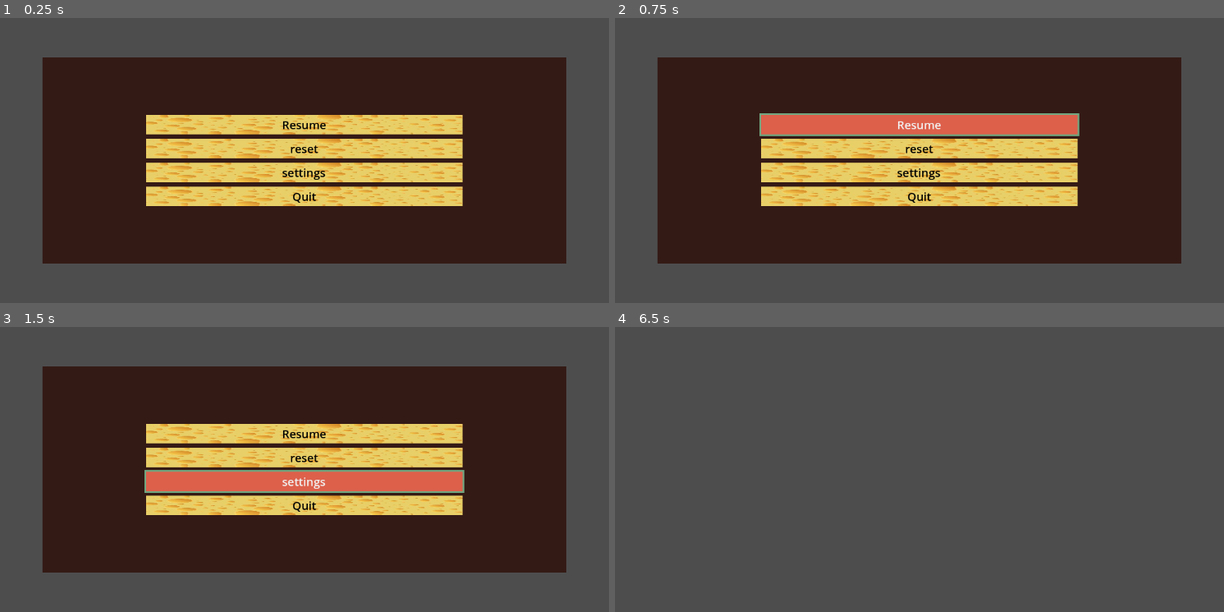
Above: before the commit, frames 1-4 (two rows, left to right).
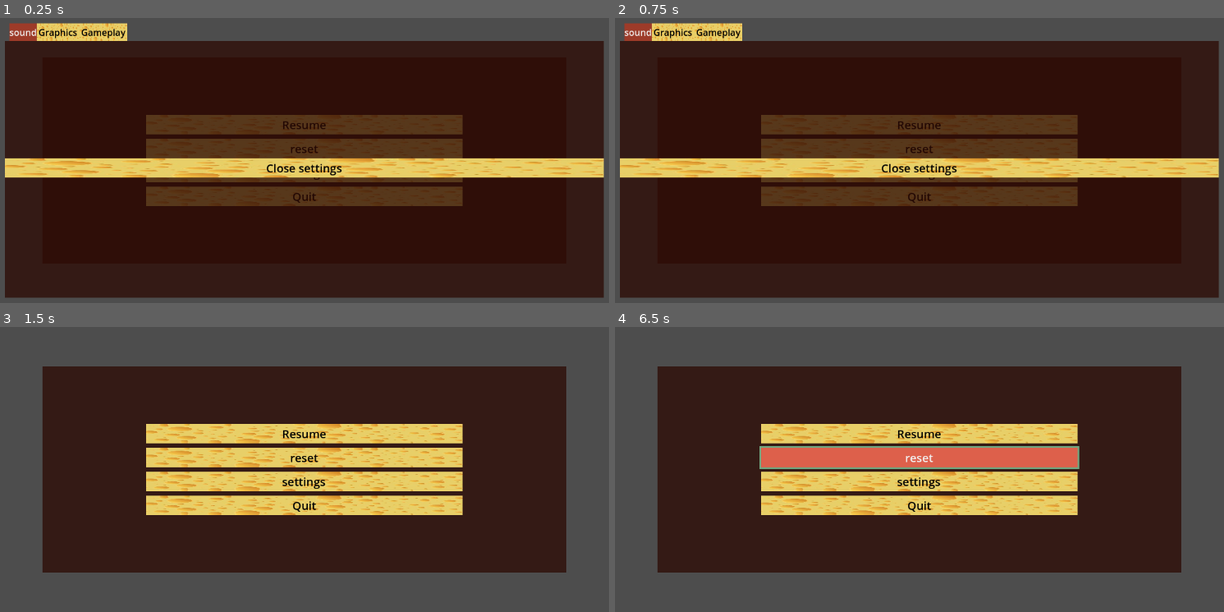
Above: after the commit, the same moments.

Repository: Noah-Morrison/FGJ-2024
Game: Godot game, scene res://menu scenes/pause menu.tscn
Same seed, same stepped clock (60 frames per second), same inputs: the game is played once before the commit and once after it. This scene is started directly instead of the project's main scene.
Inputs:
- Up to frame 1 (0.25 s): no input
- Up to frame 2 (0.75 s): click "Resume" at 0.5 s
- Up to frame 3 (1.5 s): click "settings" at 1.25 s
- Up to frame 4 (6.5 s): click "reset" at 2 s; hold D (move_right) 2.78-3.53 s; hold S (move_down) 3.53-4.28 s; hold D (move_right) 4.28-5.03 s; hold W (move_up) 5.03-5.78 s; hold A (move_left) from 5.78 s (still down); tap Escape (escape) at 6.4 s

The runs differ from the first frame. In frame 1, 44% of the frame differs, in the area x 0-100%, y 1-99%; in frame 2, 44%; in frame 3, 4.2%; in frame 4, 62%, in the area x 7-93%, y 13-87%.

Commit message:
hooked up all the menus added pause menu

Diff:
--- /dev/null
+++ b/fgj-2024-c11ee5e/game scenes and scripts/FloorGrid.gd
@@ -0,0 +1,13 @@
+extends Node2D
+
+
+# Called when the node enters the scene tree for the first time.
+func _ready():
+	$Control.visible = false
+	$"Control/settings menu".visible = false
+
+
+# Called every frame. 'delta' is the elapsed time since the previous frame.
+func _process(delta):
+	if Input.is_action_just_pressed("escape"):
+		$Control.visible = true
--- a/fgj-2024-c11ee5e/FloorGrid.tscn
+++ b/fgj-2024-c11ee5e/game scenes and scripts/FloorGrid.tscn
@@ -1,8 +1,26 @@
-[gd_scene load_steps=2 format=3 uid="uid://cse54d3kqg2re"]
+[gd_scene load_steps=7 format=3 uid="uid://cse54d3kqg2re"]
 
-[ext_resource type="PackedScene" uid="uid://b4lfv8b6bqbuu" path="res://player.tscn" id="1_irwvq"]
+[ext_resource type="Theme" uid="uid://dhp752uhv76yu" path="res://themes/menu theme.tres" id="1_i20tn"]
+[ext_resource type="PackedScene" uid="uid://b4lfv8b6bqbuu" path="res://game scenes and scripts/player.tscn" id="1_irwvq"]
+[ext_resource type="Script" path="res://game scenes and scripts/FloorGrid.gd" id="1_qoiut"]
+[ext_resource type="Texture2D" uid="uid://bthwwbjg5ekq1" path="res://textures/brown-wooden-table-texture-for-background-or-wallpaper-use-free-photo.jpg" id="2_mvjhb"]
+[ext_resource type="PackedScene" uid="uid://c02q8khej1us8" path="res://menu scenes/pause menu.tscn" id="5_5ea2g"]
+
+[sub_resource type="StyleBoxTexture" id="StyleBoxTexture_lrp7g"]
+texture = ExtResource("2_mvjhb")
 
 [node name="FloorGrid" type="Node2D"]
+position = Vector2(704, 232)
+script = ExtResource("1_qoiut")
+
+[node name="Panel" type="Panel" parent="."]
+offset_left = -712.0
+offset_top = -240.0
+offset_right = -672.0
+offset_bottom = -200.0
+scale = Vector2(49.48, 29.88)
+theme = ExtResource("1_i20tn")
+theme_override_styles/panel = SubResource("StyleBoxTexture_lrp7g")
 
 [node name="GridBackground" type="Polygon2D" parent="."]
 color = Color(0.866667, 0.380392, 0.290196, 1)
@@ -149,3 +167,15 @@
 
 [node name="Player" parent="." instance=ExtResource("1_irwvq")]
 position = Vector2(268, 272)
+
+[node name="Control" parent="." instance=ExtResource("5_5ea2g")]
+visible = false
+anchors_preset = 6
+anchor_left = 1.0
+anchor_top = 0.5
+anchor_bottom = 0.5
+offset_left = 264.0
+offset_top = 280.0
+offset_right = 264.0
+offset_bottom = 280.0
+grow_horizontal = 0
--- a/fgj-2024-c11ee5e/menu scenes/pause menu.tscn
+++ b/fgj-2024-c11ee5e/menu scenes/pause menu.tscn
@@ -1,7 +1,8 @@
-[gd_scene load_steps=4 format=3 uid="uid://c02q8khej1us8"]
+[gd_scene load_steps=5 format=3 uid="uid://c02q8khej1us8"]
 
 [ext_resource type="Theme" uid="uid://dhp752uhv76yu" path="res://themes/menu theme.tres" id="1_lf05b"]
 [ext_resource type="Script" path="res://menu scripts/pause.gd" id="2_ww4e8"]
+[ext_resource type="PackedScene" uid="uid://ce8vu5exys6pd" path="res://menu scenes/settings.tscn" id="3_yy8cd"]
 
 [sub_resource type="StyleBoxFlat" id="StyleBoxFlat_xs28r"]
 bg_color = Color(0.176471, 0.0431373, 0.0196078, 0.772549)
@@ -73,4 +74,9 @@
 focus_neighbor_bottom = NodePath("../resume")
 text = "Quit"
 
+[node name="settings menu" parent="." instance=ExtResource("3_yy8cd")]
+layout_mode = 1
+
+[connection signal="pressed" from="Panel/VBoxContainer/resume" to="." method="_on_resume_pressed"]
+[connection signal="pressed" from="Panel/VBoxContainer/settings" to="." method="_on_settings_pressed"]
 [connection signal="pressed" from="Panel/VBoxContainer/quit" to="." method="_on_quit_pressed"]
--- a/fgj-2024-c11ee5e/menu scripts/main menu.gd
+++ b/fgj-2024-c11ee5e/menu scripts/main menu.gd
@@ -20,4 +20,4 @@
 
 
 func _on_play_pressed():
-	get_tree().change_scene_to_file("res://FloorGrid.tscn")
+	get_tree().change_scene_to_file("res://game scenes and scripts/FloorGrid.tscn")
--- a/fgj-2024-c11ee5e/menu scripts/pause.gd
+++ b/fgj-2024-c11ee5e/menu scripts/pause.gd
@@ -8,9 +8,17 @@
 
 # Called every frame. 'delta' is the elapsed time since the previous frame.
 func _process(delta):
-	if Input.is_action_pressed("escape"):
-		$".".visible = false
+	if Input.is_action_just_pressed("escape"):
+		$"settings menu".visible = false
 
 
 func _on_quit_pressed():
 	get_tree().quit()
+
+
+func _on_resume_pressed():
+	$".".visible = false
+
+
+func _on_settings_pressed():
+	$"settings menu".visible = true
Renamed: fgj-2024-c11ee5e/player.tscn -> fgj-2024-c11ee5e/game scenes and scripts/player.tscn
Not shown, added: fgj-2024-c11ee5e/textures/brown-wooden-table-texture-for-background-or-wallpaper-use-free-photo.jpg.import
Binary file added: fgj-2024-c11ee5e/textures/everytexture.com-stock-wood-texture-00184-1024x768.jpg
Not shown, added: fgj-2024-c11ee5e/textures/everytexture.com-stock-wood-texture-00184-1024x768.jpg.import
Not shown, added: fgj-2024-c11ee5e/game scenes and scripts/images.jfif
